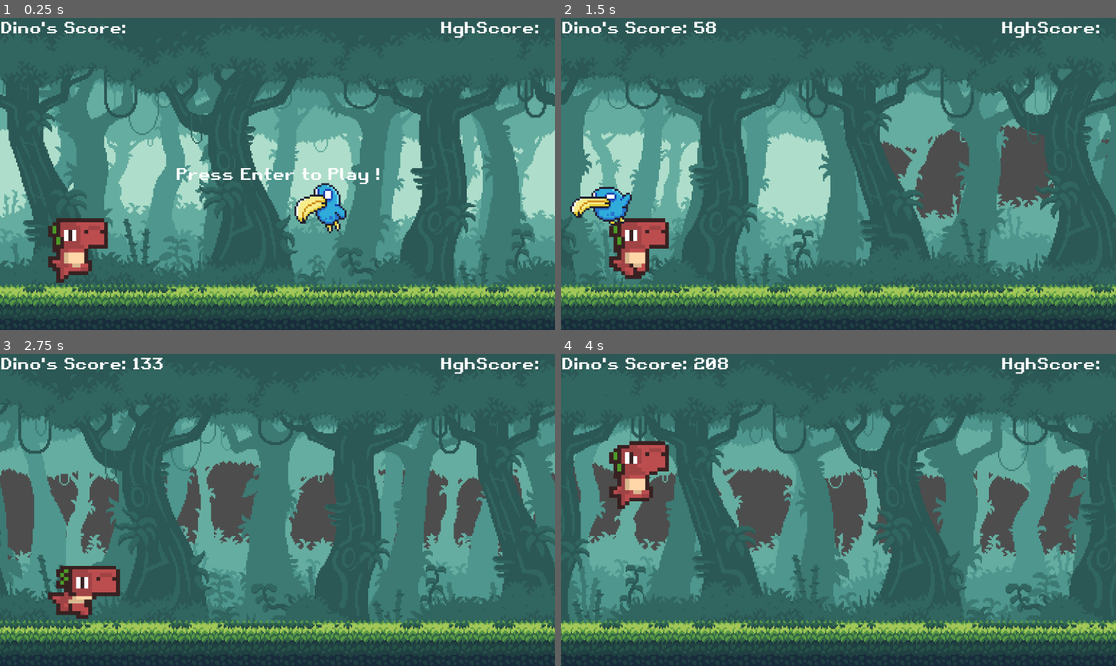
Above: before the commit, frames 1-4 (two rows, left to right).
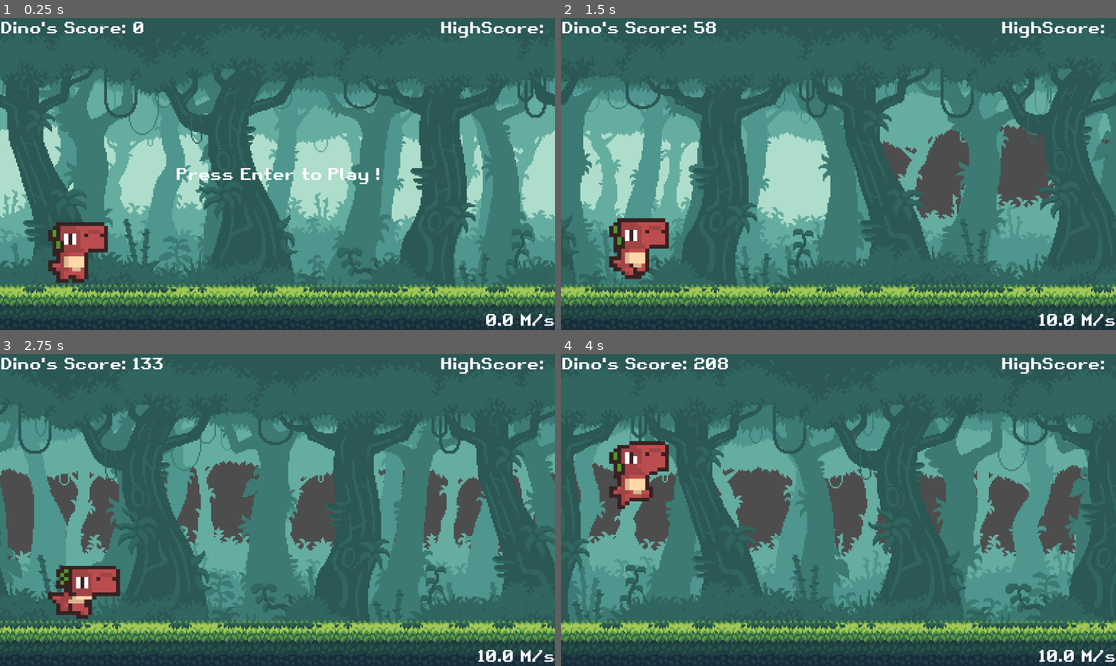
Above: after the commit, the same moments.

Repository: Meshsamoei/DummyDino
Game: Godot game, scene res://scenes/main.tscn
Two runs of this game, one before a commit and one after it. Both use one fixed random seed, a clock stepped at 60 frames per second and the inputs below.
Inputs (mouse positions are in pixels of both pictures, inside the frame that each line leads up to):
- Up to frame 1 (0.25 s): no input
- Up to frame 2 (1.5 s): tap Enter (START) at 0.5, 0.8, 1.35 s; move the mouse to (960, 158) at 0.52 s; hold Right mouse button (DUCK) 0.53-1.28 s; tap Space (JUMP) at 0.77, 1.07 s; move the mouse to (727, 189) at 1.27 s
- Up to frame 3 (2.75 s): tap Space (JUMP) at 1.52, 1.55, 1.82, 2.1 s; move the mouse to (333, 441) at 2.02 s; hold Right mouse button (DUCK) from 2.03 s (still down)
- Up to frame 4 (4 s): move the mouse to (810, 572) at 2.77 s; release Right mouse button (DUCK) at 2.78 s; right-click (810, 572) at 2.85 s; tap Space (JUMP) at 3.02, 3.32, 3.77, 3.8 s; tap Enter (START) at 3.05, 3.6 s; move the mouse to (1005, 556) at 3.52 s

The runs differ from the first frame. In frame 1, 2.5% of the frame differs, in the area x 8-100%, y 1-99%; in frame 2, 1.4%; in frame 3, 0.6%; in frame 4, 0.6%.

Commit message:
Add speed display, idle animation, and obstacles
Preload obstacle scenes and store them in an obstacle array; remove the standalone Birdie instance from the main scene. Update gameplay logic: scale speed with score (START_SPEED + score/500), print and display current speed in the UI, and call Score() on new_game. Rework Dino ground animation logic so the dino plays an idle animation when the game isn't running and properly handle jump/duck/run state transitions. Add a DinoSpeed label to the UI and fix a typo in the HighScore label.

Diff:
--- a/dino/dino.gd
+++ b/dino/dino.gd
@@ -15,16 +15,17 @@
 
 	# Ground animations (only if on floor)
 	if is_on_floor():
-		if Input.is_action_just_pressed("JUMP"):
-			velocity.y = JUMP;
-
-		if Input.is_action_just_pressed("DUCK") or Input.is_action_pressed("DUCK"):
-			%DinoSprites.play("duck")
-			%RunColl.disabled = true
-
+		if not get_parent().game_running:
+			%DinoSprites.play("idle")
 		else:
-			%RunColl.disabled = false
-			%DinoSprites.play("run")
+			if Input.is_action_just_pressed("JUMP"):
+				velocity.y = JUMP;
+			if Input.is_action_just_pressed("DUCK") or Input.is_action_pressed("DUCK"):
+				%DinoSprites.play("duck")
+				%RunColl.disabled = true
+			else:
+				%RunColl.disabled = false
+				%DinoSprites.play("run")
 	else:
 		%DinoSprites.play("jump")
 	# Airborne animation overrides ground animations
--- a/scenes/main.gd
+++ b/scenes/main.gd
@@ -1,4 +1,12 @@
 extends Node
+
+#obstacles scenes
+var stump_scene = preload("res://scenes/stump.tscn")
+var rock_scene = preload("res://scenes/rock.tscn")
+var barrel_scene = preload("res://scenes/barrel.tscn")
+var bird_scene = preload("res://scenes/birdie.tscn")
+
+var obstacle := [stump_scene, rock_scene, barrel_scene]
 
 #game variables
 const DINO_START_POS := Vector2i(150, 495)
@@ -19,20 +27,21 @@
 func new_game():
 	#reset the nodes & score
 	score = 0
+	Score()
 	$Dino.position = DINO_START_POS
 	$Dino.velocity = Vector2i(0, 0)
 	$Camera2D.position = CAM_START_POS
 	$Ground.position = Vector2i(0, 0)
 	$Ui.get_node("StartGame").show()
 # Called every frame. 'delta' is the elapsed time since the previous frame.
-func _process(delta):
+func _process(_delta):
 	if game_running:
 
-		speed = START_SPEED
+		speed = START_SPEED + score / 500
 		score += 1.5
 		Score()
 		print("Dino Score: ", score)
-
+		print("Dino Speed: ", speed)
 		$Dino.position.x += speed
 		$Camera2D.position.x += speed
 
@@ -48,3 +57,4 @@
 
 func Score():
 	$Ui.get_node("Scorelabel").text = "Dino's Score: " + str(score)
+	$Ui.get_node("DinoSpeed").text = str(speed) + " M/s"
--- a/scenes/main.tscn
+++ b/scenes/main.tscn
@@ -4,7 +4,6 @@
 [ext_resource type="Script" uid="uid://cndo36o5jj5f2" path="res://scenes/main.gd" id="1_tbgi4"]
 [ext_resource type="PackedScene" uid="uid://d3yggkultybkd" path="res://scenes/ground.tscn" id="2_jyhfs"]
 [ext_resource type="PackedScene" uid="uid://2cbsv6lk0tc0" path="res://dino/dino.tscn" id="3_tbgi4"]
-[ext_resource type="PackedScene" uid="uid://b6mm4mlsdk6n8" path="res://scenes/birdie.tscn" id="4_jyhfs"]
 [ext_resource type="PackedScene" uid="uid://cl54nvjnw42i4" path="res://scenes/ui.tscn" id="6_tefeu"]
 
 [node name="Main" type="Node" unique_id=1199221254]
@@ -21,9 +20,6 @@
 [node name="Camera2D" type="Camera2D" parent="." unique_id=1335145522]
 position = Vector2(576, 324)
 
-[node name="Birdie" parent="." unique_id=1626678162 instance=ExtResource("4_jyhfs")]
-position = Vector2(663, 391)
-
 [node name="Ui" parent="." unique_id=1424898903 instance=ExtResource("6_tefeu")]
 
 [editable path="Ui"]
--- a/scenes/ui.tscn
+++ b/scenes/ui.tscn
@@ -11,6 +11,20 @@
 theme_override_font_sizes/font_size = 32
 text = "Dino's Score: "
 
+[node name="DinoSpeed" type="Label" parent="." unique_id=1742590288]
+anchors_preset = -1
+anchor_left = 0.919
+anchor_top = 0.93700004
+anchor_right = 1.0
+anchor_bottom = 1.0
+offset_left = 0.31201172
+offset_top = -0.17602539
+grow_horizontal = 0
+grow_vertical = 0
+theme_override_fonts/font = ExtResource("1_nt7q6")
+theme_override_font_sizes/font_size = 32
+text = " M/s"
+
 [node name="HighScorelabel" type="Label" parent="." unique_id=276805475]
 anchors_preset = 1
 anchor_left = 1.0
@@ -20,7 +34,7 @@
 grow_horizontal = 0
 theme_override_fonts/font = ExtResource("1_nt7q6")
 theme_override_font_sizes/font_size = 32
-text = "HghScore: "
+text = "HighScore: "
 
 [node name="StartGame" type="Label" parent="." unique_id=883358244]
 anchors_preset = 8
